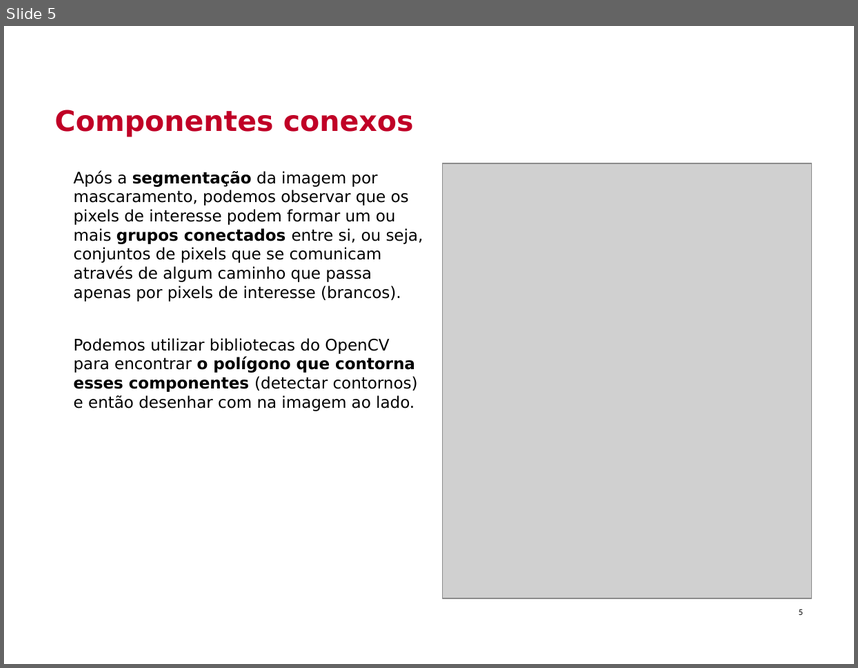
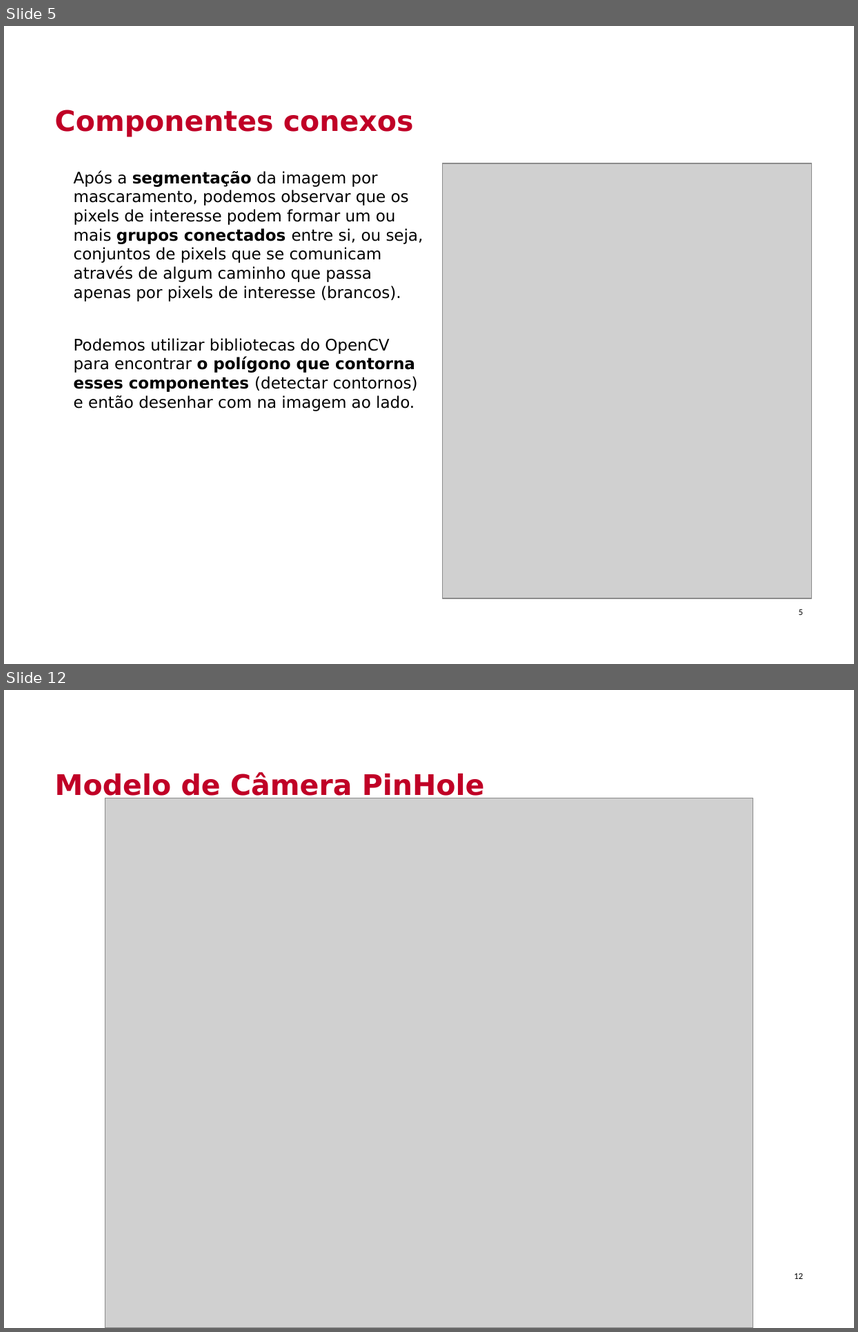
Before and after one commit to Insper/robotica-computacional, a slide deck: docs/modulos/05-visao-p2/slides.pptx. Shown one above the other, each under a label of ours: slide 5 before the commit, slides 5 and 12 after it; the slides between them are not shown. The pictures are 858x668 and 858x1332 pixels, drawn with LibreOffice and Linux fonts; fonts in the diff are those of the drawing; grey boxes stand for pictures; background and template pictures are left out. Boxes give left, top, right and bottom in pixels: in the first picture for what was removed or moved away, otherwise in the second. Text is boxed around its words. In the diff, an @@ line names an element or a change of style, - is before the commit and + after.

```diff
--- a/docs/modulos/05-visao-p2/slides.pptx
+++ b/docs/modulos/05-visao-p2/slides.pptx
@@ slide 12 added at [4, 690, 854, 1328], background picture (left out) @@
@@ title added at [55, 772, 485, 801], 24 pt, text #C00026, bold @@
+Modelo de Câmera PinHole
@@ picture added at [105, 798, 753, 1328] @@
@@ page number added at [794, 1272, 803, 1279], 7.5 pt, text #000000 @@
+12
```
Also in this commit, not shown: 1 slide changed, 6 other slides added, 4 other files.
